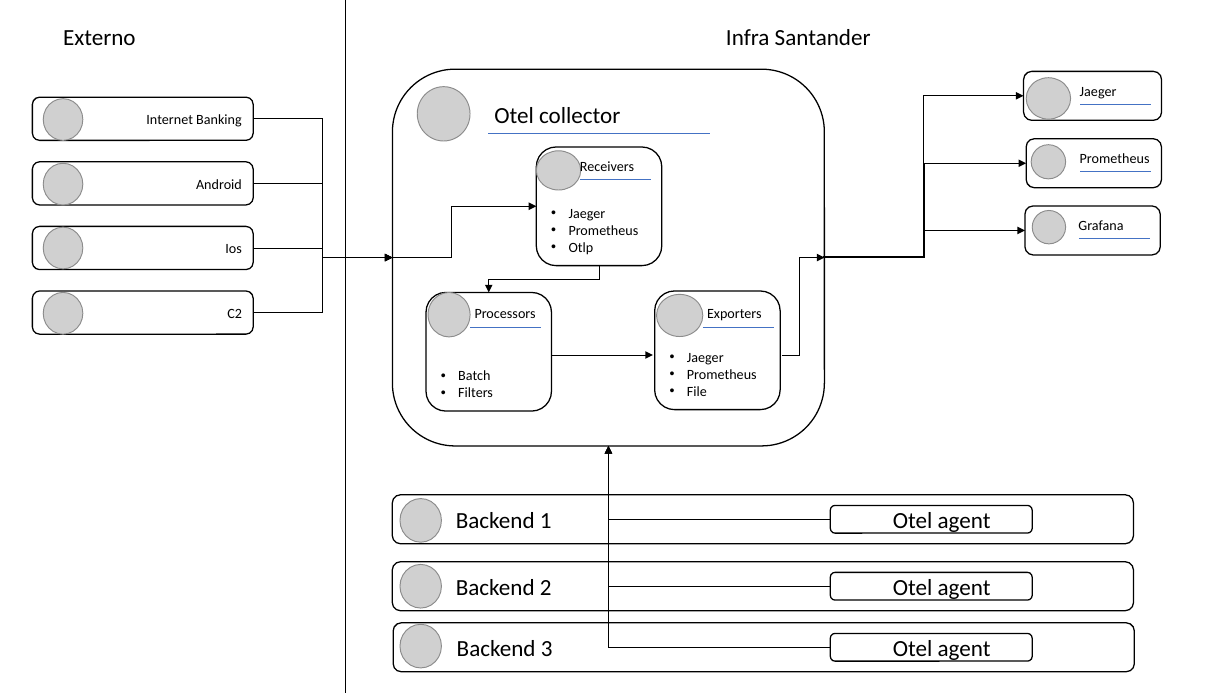
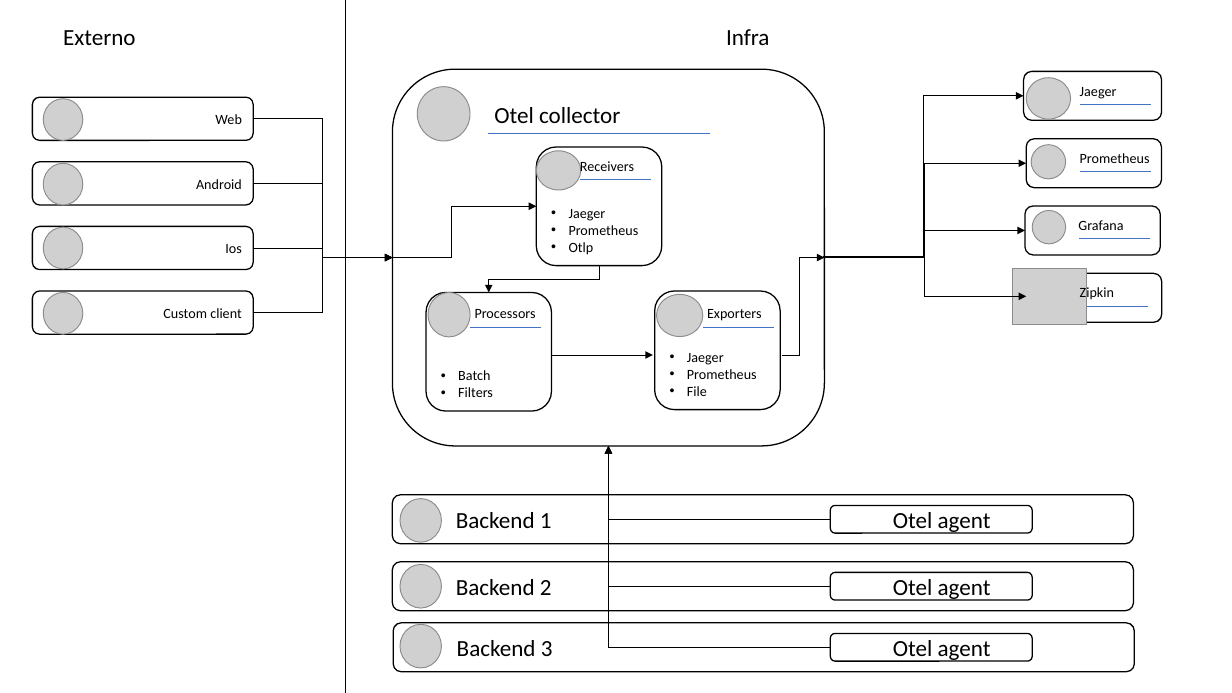
Before and after one commit to groversi/openTelemetry-demo, a slide deck: slide 1 of playground/util/Presentation OTel.pptx. Drawn at 1232x693 pixels with LibreOffice and Linux fonts; fonts in the diff are those of the drawing; grey boxes stand for pictures. Boxes give left, top, right and bottom in pixels: in the first picture for what was removed or moved away, otherwise in the second. Text is boxed around its words. In the diff, an @@ line names an element or a change of style, - is before the commit and + after.

Commit message:
Otel presentation

```diff
--- a/playground/util/Presentation OTel.pptx
+++ b/playground/util/Presentation OTel.pptx
@@ text at box(726, 29, 769, 45): text changed @@
-Infra Santander
+Infra
@@ text in rounded rectangle at box(215, 114, 242, 124): text changed @@
-Internet Banking
+Web
@@ elbow arrow added from (824, 257) to (1027, 297), #000000 0.5 pt @@
@@ picture added at box(1013, 269, 1086, 324) @@
@@ rounded rectangle added at box(1027, 274, 1162, 323), fill #FFFFFF, outline #000000 1 pt @@
@@ text added at box(1080, 285, 1114, 301), 11 pt, text #000000 @@
+Zipkin
@@ text in rounded rectangle at box(163, 308, 242, 318): text changed @@
-C2
+Custom client
@@ line added from (1078, 306) to (1149, 306), #4472C4 0.5 pt @@
```
